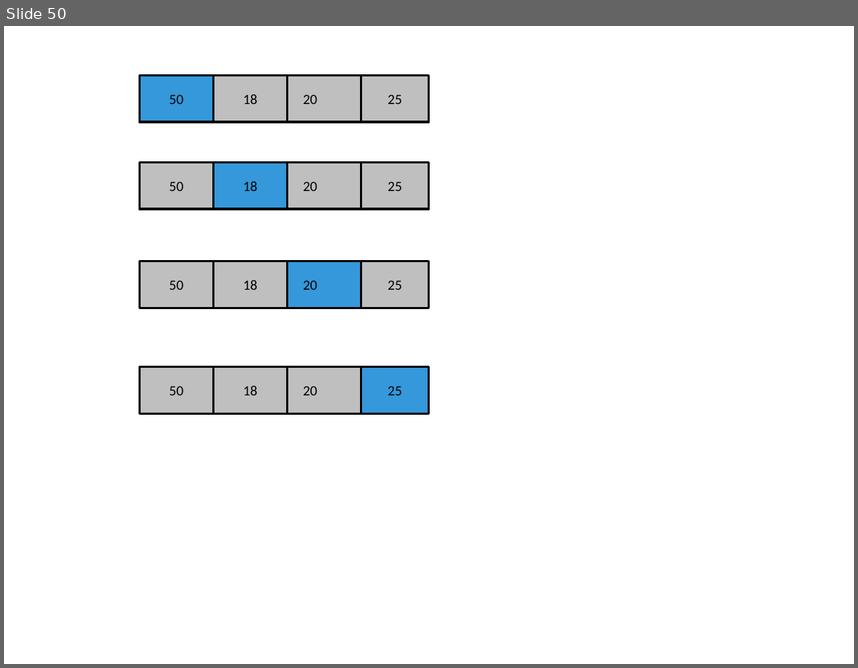
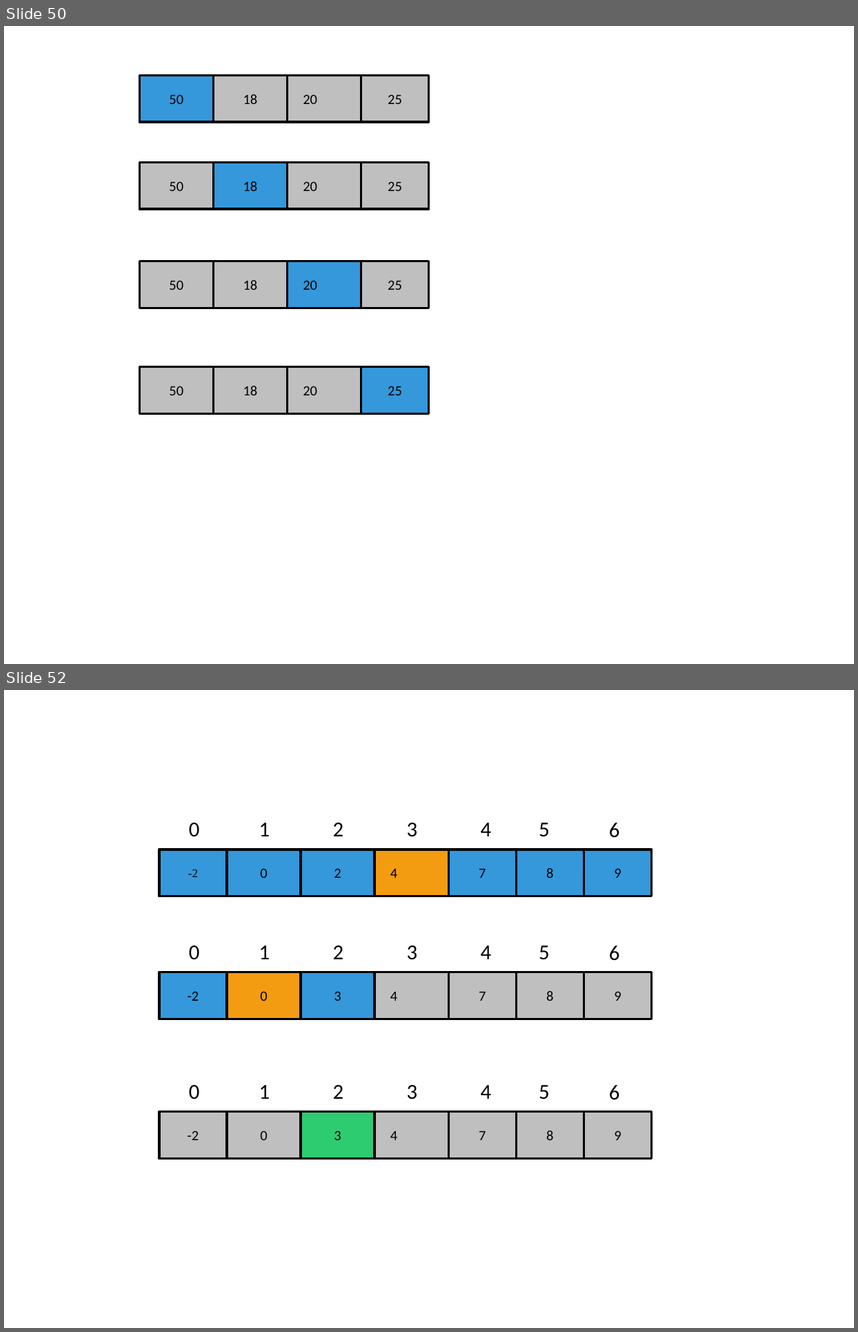
Before and after one commit to jainankit49/HackerGymContent, a slide deck: Images/imgs.pptx. Shown one above the other, each under a label of ours: slide 50 before the commit, slides 50 and 52 after it; the slides between them are not shown. The pictures are 858x668 and 858x1332 pixels, drawn with LibreOffice and Linux fonts; fonts in the diff are those of the drawing. Boxes give left, top, right and bottom in pixels: in the first picture for what was removed or moved away, otherwise in the second. Text is boxed around its words. In the diff, an @@ line names an element or a change of style, - is before the commit and + after.

```diff
--- a/Images/imgs.pptx
+++ b/Images/imgs.pptx
@@ slide 52 added at box(4, 690, 854, 1328), background #FFFFFF @@
@@ group added at box(159, 822, 652, 896): 7 rectangles, 7 texts @@
+4
+2
+0
+8
+7
+9
+-2
+0
+1
+2
+3
+4
+5
+6
@@ group added at box(159, 945, 652, 1019): 7 rectangles, 7 texts @@
+4
+3
+0
+8
+7
+9
+-2
+0
+1
+2
+3
+4
+5
+6
@@ group added at box(159, 1085, 652, 1159): 7 rectangles, 7 texts @@
+4
+3
+0
+8
+7
+9
+-2
+0
+1
+2
+3
+4
+5
+6
```
Also in this commit, not shown: 2 other slides added, 2 other files.
